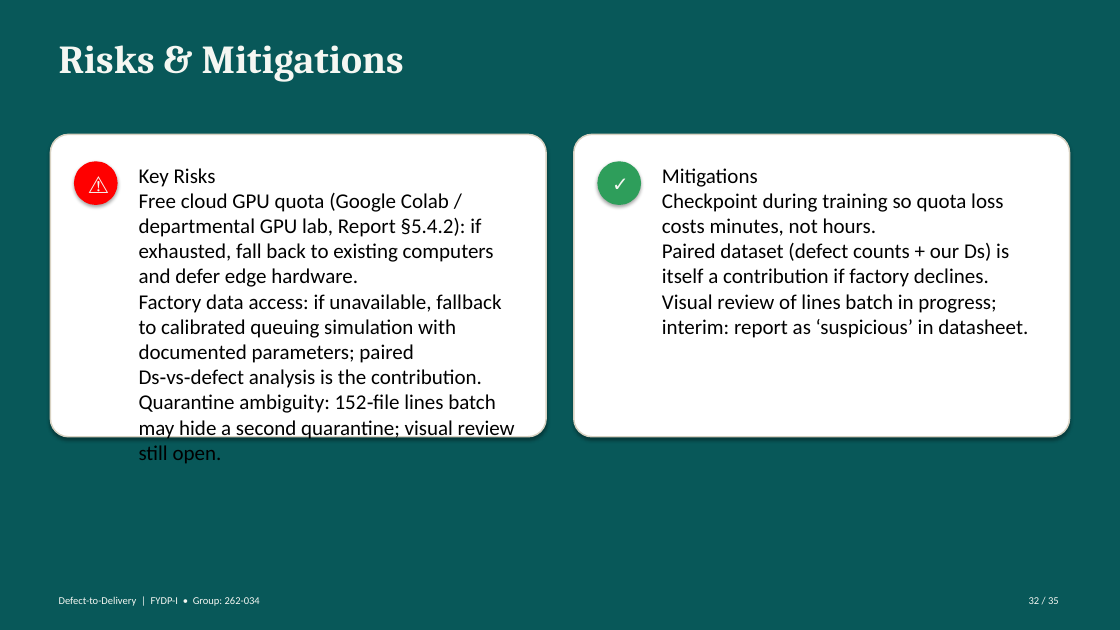
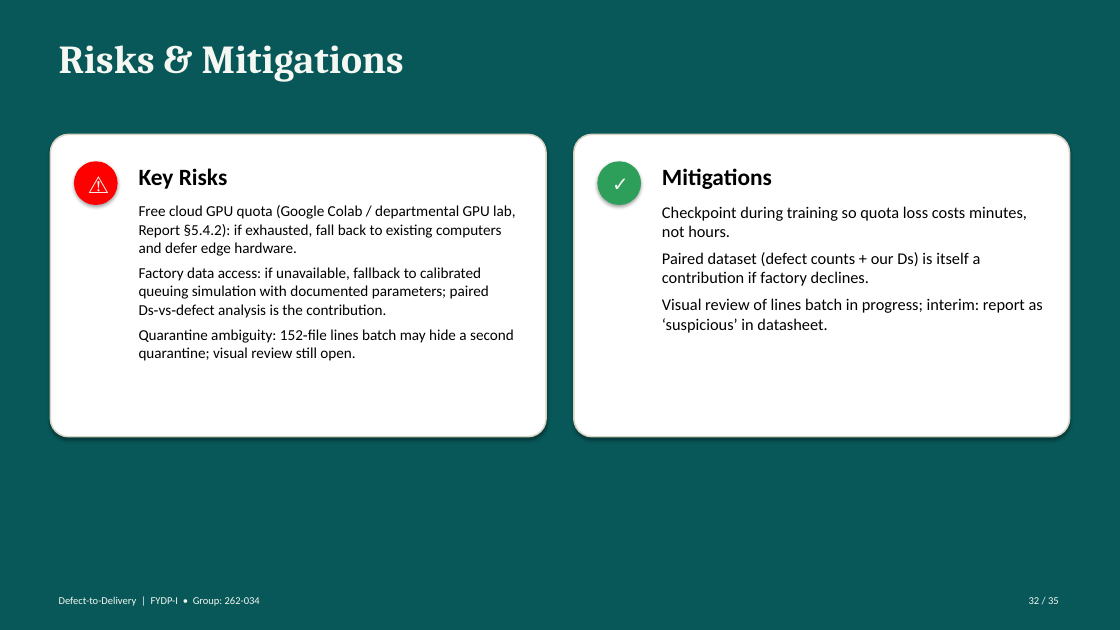
Before and after one commit to labib-ux/FYDP, a slide deck: slide 32 of slides/Defect-to-Delivery_262-034.pptx. Drawn at 1120x630 pixels with LibreOffice and Linux fonts; fonts in the diff are those of the drawing. Boxes give left, top, right and bottom in pixels: in the first picture for what was removed or moved away, otherwise in the second. Text is boxed around its words. In the diff, an @@ line names an element or a change of style, - is before the commit and + after.

Commit message:
Update presentation slides for defect-to-delivery process

```diff
--- a/slides/Defect-to-Delivery_262-034.pptx
+++ b/slides/Defect-to-Delivery_262-034.pptx
@@ text "Key Risks" at [139, 168, 515, 361]: size 18 to 20 pt, bold on in "Key Risks"; size 18 to 13 pt; more space between paragraphs @@
@@ text "Mitigations" at [662, 168, 1043, 333]: size 18 to 20 pt, bold on in "Mitigations"; size 18 to 14 pt; more space between paragraphs @@
```
